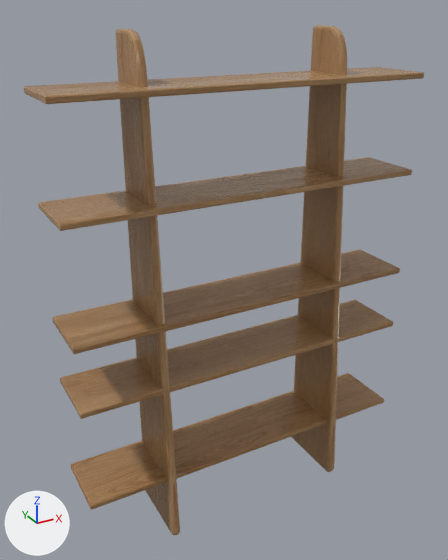
The glTF model models/bookcase-iloss.glb: old version first, new version second.
One viewpoint serves both versions: a camera (50 mm lens) standing at (-1.19, -2.0, 2.07) and looking at (-0.06, 0.05, 1.04). Every picture has the same lights, and +X, +Y and +Z are marked at lower left. The picture after the commit comes second. Where no turn or scale is listed for an object, it has been applied to the vertices.
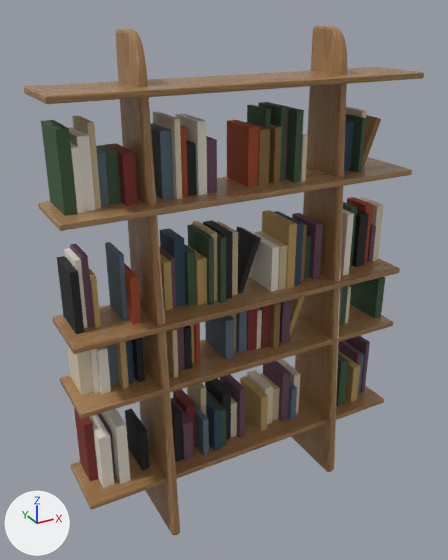
What changed in the scene script:
```text
Add ob_decor_011:
    ob_decor_011 = bpy.data.objects.new('decor.011', me_mesh_11)  # a box spanning x -0.309..-0.29, y -0.054..0.098, z -0.483..-0.272; a box spanning x -0.587..-0.556, y -0.098..0.098, z -0.213..-0.023; a box spanning x 0.549..0.587, y -0.034..0.098, z -0.213..0.062; a box spanning x -0.369..-0.339, y -0.073..0.098, z 0.237..0.483; a box spanning x -0.083..-0.039, y -0.069..0.098, z 0.237..0.46; in mat_book_7 (brown #a34a28)
    ob_decor_011.location = (0.083, 0.052, 1.203)
Add ob_decor_010:
    ob_decor_010 = bpy.data.objects.new('decor.010', me_mesh_10)  # 40 vertices, 60 faces; spans x -0.303..0.303, y -0.104..0.104, z -0.467..0.467; in mat_book_5 (brown #8a6a3f)
    ob_decor_010.location = (0.349, 0.046, 1.187)
Add ob_decor_009:
    ob_decor_009 = bpy.data.objects.new('decor.009', me_mesh_9)  # 88 vertices, 132 faces; spans x -0.627..0.627, y -0.104..0.104, z -0.49..0.49; in mat_book_11 (orange #b89a5e)
    ob_decor_009.location = (-0.005, 0.046, 0.78)
Add ob_decor_008:
    ob_decor_008 = bpy.data.objects.new('decor.008', me_mesh_8)  # 80 vertices, 120 faces; spans x -0.72..0.72, y -0.102..0.102, z -0.714..0.714; in mat_book_9 (beige #d9cdb4)
    ob_decor_008.location = (0.01, 0.048, 1.004)
Add ob_decor_007:
    ob_decor_007 = bpy.data.objects.new('decor.007', me_mesh_7)  # 80 vertices, 120 faces; spans x -0.643..0.643, y -0.104..0.104, z -0.694..0.694; in mat_book_8 (greyish blue #5c6f7c)
    ob_decor_007.location = (0.04, 0.046, 0.984)
Add ob_decor_006:
    ob_decor_006 = bpy.data.objects.new('decor.006', me_mesh_6)  # 136 vertices, 204 faces; spans x -0.72..0.72, y -0.101..0.101, z -0.716..0.716; in mat_book_3 (dark green #3d5a3f)
    ob_decor_006.location = (0.01, 0.049, 1.006)
Add ob_decor_005:
    ob_decor_005 = bpy.data.objects.new('decor.005', me_mesh_5)  # a box spanning x 0.001..0.027, y -0.032..0.105, z -0.718..-0.431; a box spanning x 0.357..0.4, y -0.043..0.105, z -0.718..-0.548; a box spanning x -0.151..-0.132, y -0.105..0.105, z -0.288..-0.077; a box spanning x 0.044..0.068, y -0.061..0.105, z -0.018..0.269; a box spanning x 0.136..0.169, y -0.048..0.105, z -0.018..0.251; a box spanning x 0.339..0.374, y -0.095..0.105, z -0.018..0.175; a box spanning x -0.4..-0.377, y -0.062..0.105, z 0.432..0.718; in mat_book_2 (beige #c9b58f)
    ob_decor_005.location = (-0.201, 0.045, 1.008)
Add ob_decor_004:
    ob_decor_004 = bpy.data.objects.new('decor.004', me_mesh_4)  # a box spanning x -0.163..-0.129, y -0.104..0.104, z -0.674..-0.467; a box spanning x -0.523..-0.498, y -0.057..0.104, z -0.244..-0.033; a box spanning x -0.497..-0.479, y -0.029..0.104, z -0.244..-0.043; a box spanning x -0.29..-0.246, y -0.03..0.104, z 0.026..0.302; a box spanning x 0.222..0.264, y -0.087..0.104, z 0.026..0.295; a box spanning x 0.479..0.523, y -0.041..0.104, z 0.476..0.674; in mat_book_1 (dark blue #2f4a5e)
    ob_decor_004.location = (-0.01, 0.046, 0.964)
Add ob_decor_003:
    ob_decor_003 = bpy.data.objects.new('decor.003', me_mesh_3)  # 112 vertices, 168 faces; spans x -0.68..0.68, y -0.099..0.099, z -0.715..0.715; in mat_book_10 (dark purple #6b4b5e)
    ob_decor_003.location = (0.024, 0.051, 1.005)
Add ob_decor_002:
    ob_decor_002 = bpy.data.objects.new('decor.002', me_mesh_2)  # 88 vertices, 132 faces; spans x -0.67..0.67, y -0.096..0.096, z -0.667..0.667; in mat_book_6 (black #1f1f22)
    ob_decor_002.location = (-0.039, 0.054, 0.957)
Add ob_decor_001:
    ob_decor_001 = bpy.data.objects.new('decor.001', me_mesh_1)  # 80 vertices, 120 faces; spans x -0.589..0.589, y -0.104..0.104, z -0.707..0.707; in mat_book_4 (white #e8e2d4)
    ob_decor_001.location = (-0.089, 0.046, 0.997)
Add ob_decor:
    ob_decor = bpy.data.objects.new('decor', me_mesh_0_1)  # a box spanning x -0.505..-0.47, y -0.041..0.09, z -0.665..-0.385; a box spanning x -0.065..-0.024, y -0.049..0.09, z -0.665..-0.447; a box spanning x 0.213..0.258, y -0.08..0.09, z -0.235..-0.024; a box spanning x 0.281..0.319, y -0.09..0.09, z -0.235..-0.024; a box spanning x 0.483..0.505, y -0.062..0.09, z 0.035..0.277; a box spanning x -0.291..-0.247, y -0.09..0.09, z 0.485..0.665; in mat_book_0 (dark red #7a2e2a)
    ob_decor.location = (-0.205, 0.06, 0.955)
```

Pixel boxes (x1, y1, x2, y2) of what changed, in the pictures (448 x 560 px):
'decor.006', added: after (41, 102, 385, 447)
'decor.001', added: after (64, 113, 354, 488)
'decor.002', added: after (57, 140, 369, 470)
'decor.003', added: after (70, 102, 376, 475)
'decor.007', added: after (96, 123, 364, 455)
'decor.009', added: after (89, 210, 360, 431)
'decor.008', added: after (67, 107, 384, 437)
'decor.011', added: after (124, 120, 373, 363)
'decor', added: after (74, 143, 307, 481)
'decor.005', added: after (72, 115, 288, 421)
'decor.004', added: after (125, 120, 354, 451)
'decor.010', added: after (246, 115, 381, 349)
